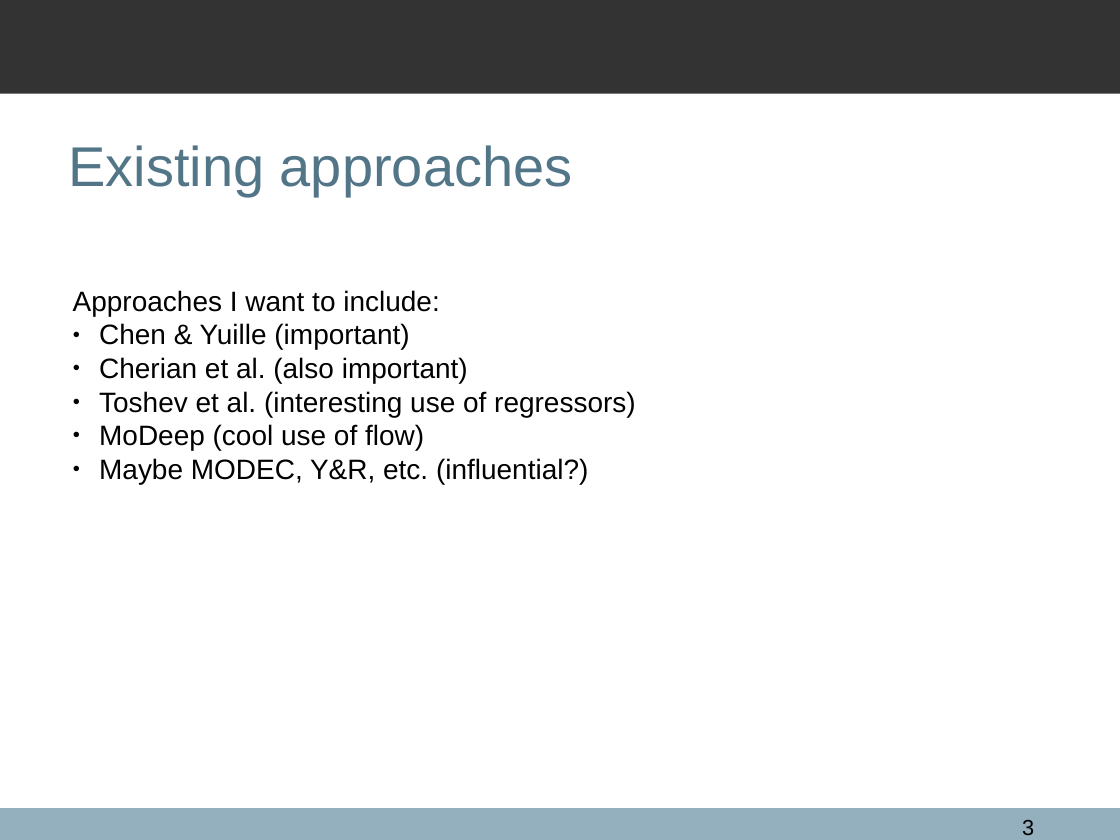
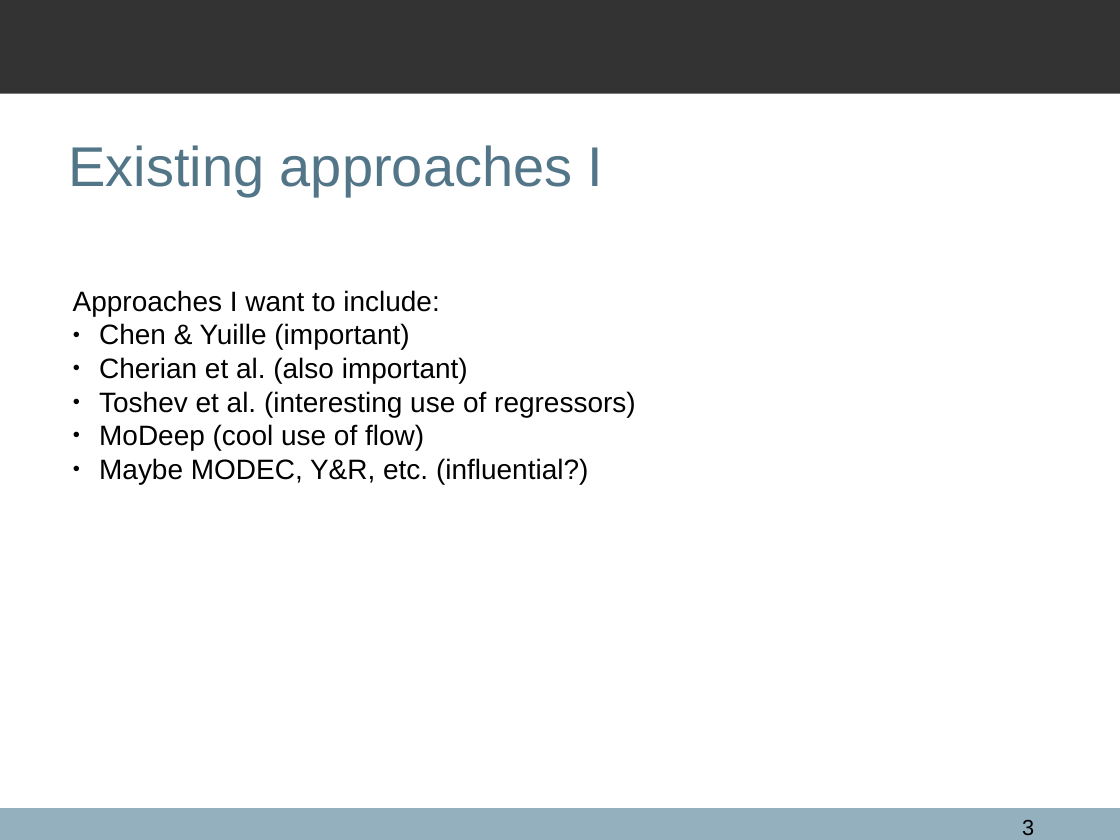
Before and after one commit to qxcv/comp2560, a slide deck: slide 3 of presentation/presentation.odp. Drawn at 1120x840 pixels with LibreOffice and Linux fonts; fonts in the diff are those of the drawing; background and template pictures are left out. Boxes give left, top, right and bottom in pixels: in the first picture for what was removed or moved away, otherwise in the second. Text is boxed around its words. In the diff, an @@ line names an element or a change of style, - is before the commit and + after.

```diff
--- a/presentation/presentation.odp
+++ b/presentation/presentation.odp
@@ title at (68, 145, 604, 195): text changed @@
-Existing approaches
+Existing approaches I
```
Also in this commit, not shown: 3 other slides changed, 2 slides added, 1 other file.
